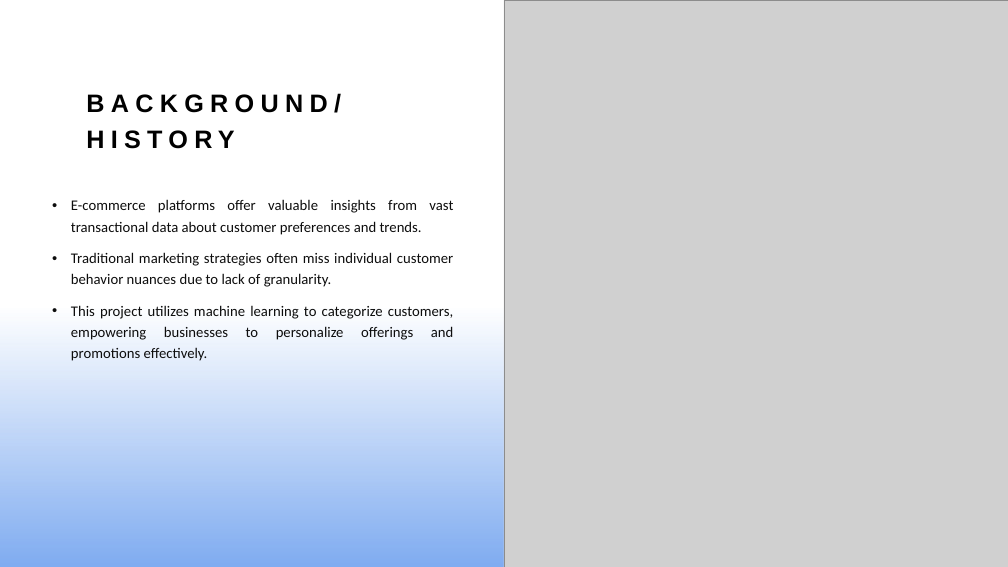
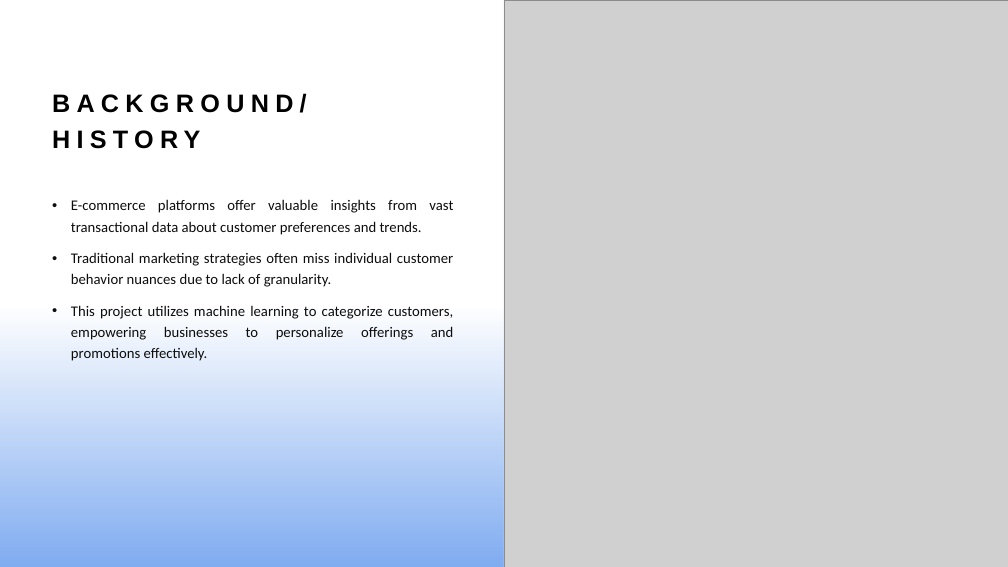
Before and after one commit to chatkausik/chatkausik.github.io, a slide deck: slide 3 of Customer Segmentation on E-commerce data/DSC680_Kausik_Chattapadhyay_Customer_Segmentation_final.pptx. Drawn at 1008x567 pixels with LibreOffice and Linux fonts; fonts in the diff are those of the drawing; grey boxes stand for pictures. Boxes give left, top, right and bottom in pixels: in the first picture for what was removed or moved away, otherwise in the second. Text is boxed around its words. In the diff, an @@ line names an element or a change of style, - is before the commit and + after.

Commit message:
final presentation

```diff
--- a/Customer Segmentation on E-commerce data/DSC680_Kausik_Chattapadhyay_Customer_Segmentation_final.pptx
+++ b/Customer Segmentation on E-commerce data/DSC680_Kausik_Chattapadhyay_Customer_Segmentation_final.pptx
@@ title "BACKGROUND/HISTORY": place and size @@
-title "BACKGROUND/HISTORY" at (86,93,341,149)
+title "BACKGROUND/HISTORY" at (52,93,307,149)
```
Also in this commit, not shown: 3 other files.
